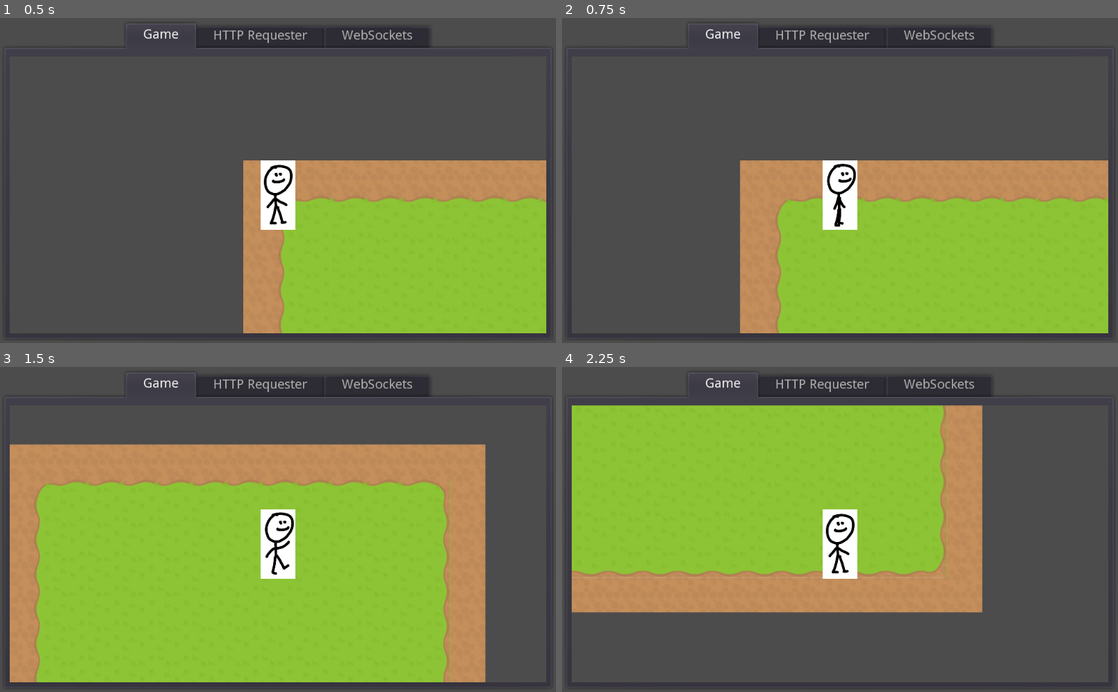
Above: before the commit, frames 1-4 (two rows, left to right).
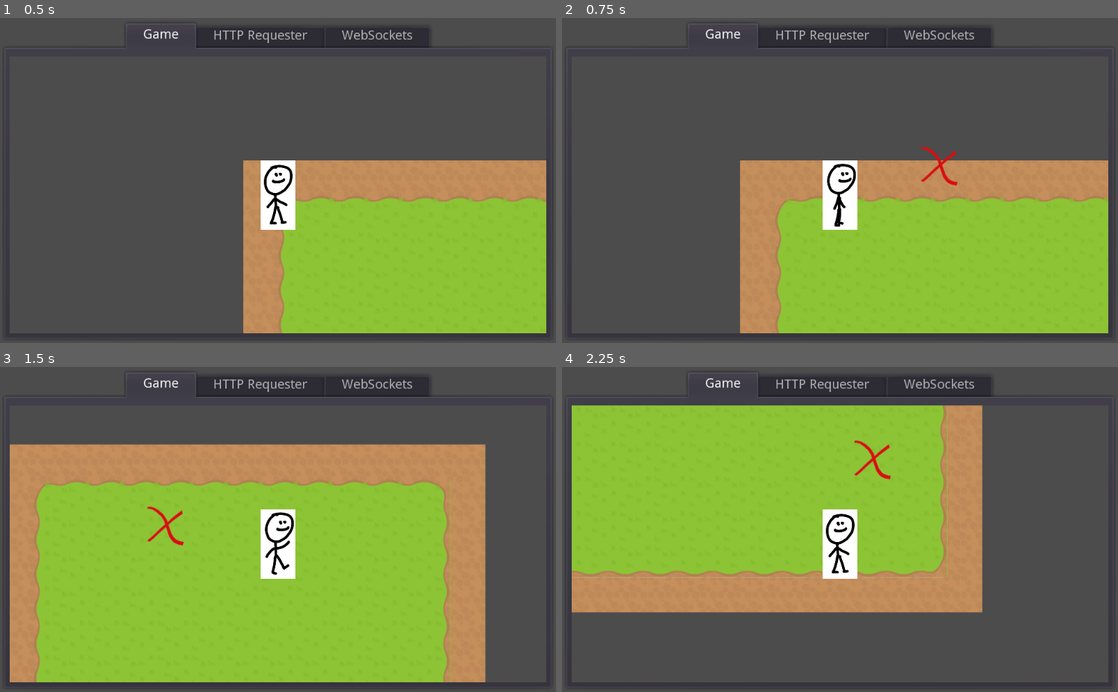
Above: after the commit, the same moments.

Repository: tilegame/godot-client
Game: Godot game, scene res://root.tscn
Same seed, same stepped clock (60 frames per second), same inputs: the game is played once before the commit and once after it.
Inputs (mouse positions are in pixels of both pictures, inside the frame that each line leads up to):
- Up to frame 1 (0.5 s): no input
- Up to frame 2 (0.75 s): tap Enter at 0.5 s; move the mouse to (962, 164) at 0.52 s; hold Right (right) from 0.53 s (still down); click (962, 164) at 0.67 s
- Up to frame 3 (1.5 s): tap Space at 0.77 s; move the mouse to (166, 545) at 1.27 s; release Right (right) at 1.28 s; hold Down (down) from 1.28 s (still down); click (166, 545) at 1.42 s
- Up to frame 4 (2.25 s): tap Space at 1.52 s; move the mouse to (895, 458) at 2.02 s; release Down (down) at 2.03 s; hold Right (right) from 2.03 s (still down); click (895, 458) at 2.17 s

Frame 1 is identical in both runs. In frame 2, 0.2% of the frame differs, in the area x 64-72%, y 39-52%; in frame 3, 0.2%; in frame 4, 0.2%, in the area x 52-60%, y 22-35%.

Commit message:
added mouse click animation

Diff:
--- /dev/null
+++ b/src/game/MouseClickAnimation.gd
@@ -0,0 +1,9 @@
+extends AnimatedSprite
+class_name MouseClickAnimation
+
+func _ready() -> void:
+	pass
+
+func run_click_animation():
+	frame = 0
+	play()
--- a/src/game/TheGame.gd
+++ b/src/game/TheGame.gd
@@ -1,6 +1,7 @@
 extends Node2D
 
 onready var player: Player = $Player
+onready var mouseClickAnimation: MouseClickAnimation = $MouseClickAnimation
 
 var last_clicked_position: Vector2 = Vector2()
 var new_click_has_occurred: bool = false
@@ -11,13 +12,13 @@
 
 func _input(event: InputEvent) -> void:
 	if event is InputEventMouseButton and event.is_pressed() == true:
-		last_clicked_position = event.position
+		last_clicked_position = get_global_mouse_position()
 		new_click_has_occurred = true
 
 func _physics_process(delta: float) -> void:
 	if new_click_has_occurred == true:
 		print("click at ", last_clicked_position)
-		counter += 1
-		print("counter is at: ", counter)
+		mouseClickAnimation.global_position = last_clicked_position
+		mouseClickAnimation.run_click_animation()
 		new_click_has_occurred = false
 		last_clicked_position = Vector2()
--- a/src/game/TheGame.tscn
+++ b/src/game/TheGame.tscn
@@ -11,6 +11,8 @@
 [ext_resource path="res://img/bow.png" type="Texture" id=9]
 [ext_resource path="res://game/Bow.gd" type="Script" id=10]
 [ext_resource path="res://game/TheGame.gd" type="Script" id=11]
+[ext_resource path="res://img/ClickEventAnimationSpritesheet.png" type="Texture" id=12]
+[ext_resource path="res://game/MouseClickAnimation.gd" type="Script" id=13]
 
 [sub_resource type="TileSet" id=1]
 0/name = "atlas.png 0"
@@ -132,12 +134,47 @@
 "speed": 24.0
 } ]
 
+[sub_resource type="AtlasTexture" id=16]
+flags = 4
+atlas = ExtResource( 12 )
+region = Rect2( 0, 0, 128, 128 )
+
+[sub_resource type="AtlasTexture" id=17]
+flags = 4
+atlas = ExtResource( 12 )
+region = Rect2( 128, 0, 128, 128 )
+
+[sub_resource type="AtlasTexture" id=18]
+flags = 4
+atlas = ExtResource( 12 )
+region = Rect2( 256, 0, 128, 128 )
+
+[sub_resource type="AtlasTexture" id=19]
+flags = 4
+atlas = ExtResource( 12 )
+region = Rect2( 384, 0, 128, 128 )
+
+[sub_resource type="AtlasTexture" id=20]
+flags = 4
+atlas = ExtResource( 12 )
+region = Rect2( 512, 0, 128, 128 )
+
+[sub_resource type="AtlasTexture" id=21]
+flags = 4
+atlas = ExtResource( 12 )
+region = Rect2( 640, 0, 128, 128 )
+
+[sub_resource type="AtlasTexture" id=22]
+flags = 4
+atlas = ExtResource( 12 )
+region = Rect2( 768, 0, 128, 128 )
+
 [sub_resource type="SpriteFrames" id=15]
 animations = [ {
-"frames": [  ],
-"loop": true,
+"frames": [ SubResource( 16 ), SubResource( 17 ), SubResource( 18 ), SubResource( 19 ), SubResource( 20 ), SubResource( 21 ), SubResource( 22 ) ],
+"loop": false,
 "name": "default",
-"speed": 5.0
+"speed": 24.0
 } ]
 
 [node name="TheGame" type="Node2D"]
@@ -167,3 +204,5 @@
 
 [node name="MouseClickAnimation" type="AnimatedSprite" parent="."]
 frames = SubResource( 15 )
+frame = 6
+script = ExtResource( 13 )
--- a/src/project.godot
+++ b/src/project.godot
@@ -10,11 +10,17 @@
 
 _global_script_classes=[ {
 "base": "AnimatedSprite",
+"class": "MouseClickAnimation",
+"language": "GDScript",
+"path": "res://game/MouseClickAnimation.gd"
+}, {
+"base": "AnimatedSprite",
 "class": "Player",
 "language": "GDScript",
 "path": "res://game/Player.gd"
 } ]
 _global_script_class_icons={
+"MouseClickAnimation": "",
 "Player": ""
 }
 
Not shown: 1 places in src/game/TheGame.tscn that only renumber resources
Binary file added: src/img/ClickEventAnimationSpritesheet.png
Not shown, added: src/img/ClickEventAnimationSpritesheet.png.import
